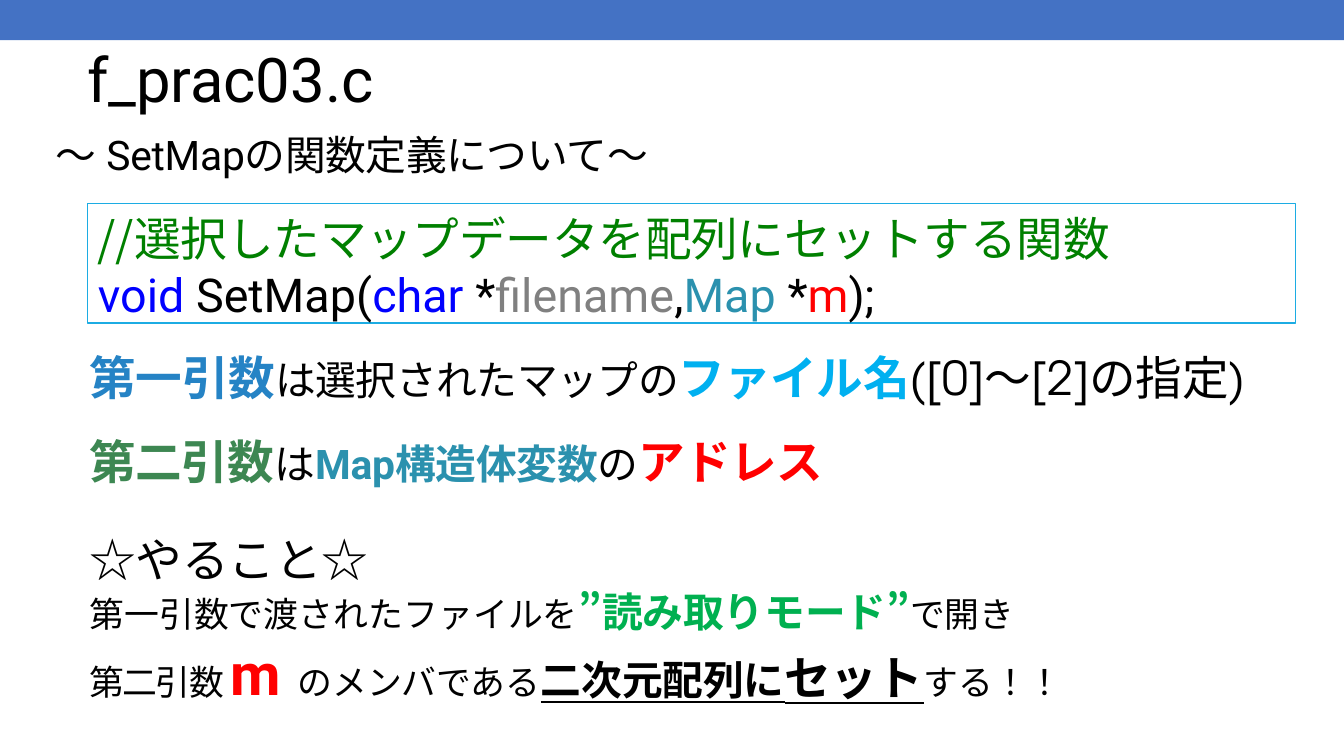
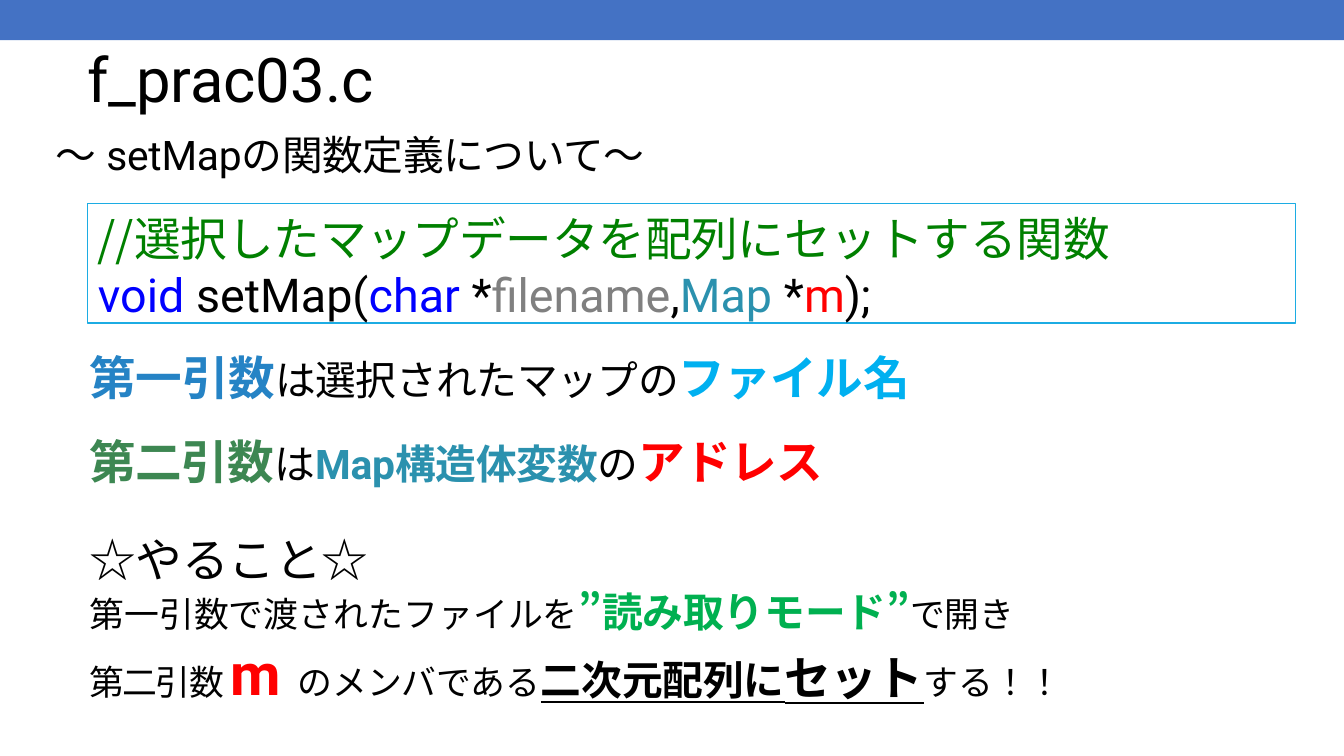
Before and after one commit to kic-murata/cpp2025, a slide deck: slide 20 of 授業資料/演習問題：ファイル処理.pptx. Drawn at 1344x756 pixels with LibreOffice and Linux fonts; fonts in the diff are those of the drawing. Boxes give left, top, right and bottom in pixels: in the first picture for what was removed or moved away, otherwise in the second. Text is boxed around its words. In the diff, an @@ line names an element or a change of style, - is before the commit and + after.

```diff
--- a/授業資料/演習問題：ファイル処理.pptx
+++ b/授業資料/演習問題：ファイル処理.pptx
@@ text at bbox=[106, 135, 644, 179]: text changed @@
-～ SetMapの関数定義について～
+～ setMapの関数定義について～
@@ text in rectangle at bbox=[98, 216, 1110, 323]: text changed @@
-//選択したマップデータを配列にセットする関数 void SetMap(char *filename,Map *m);
+//選択したマップデータを配列にセットする関数 void setMap(char *filename,Map *m);
@@ text at bbox=[89, 355, 910, 488]: text changed; size 33.3 to 29.1 pt @@
-第一引数は選択されたマップのファイル名([0]～[2]の指定)
-第二引数はMap構造体変数のアドレス
+第一引数は選択されたマップのファイル名
+第二引数はMap構造体変数のアドレス
```
Also in this commit, not shown: 1 other slide changed, 4 other files.
